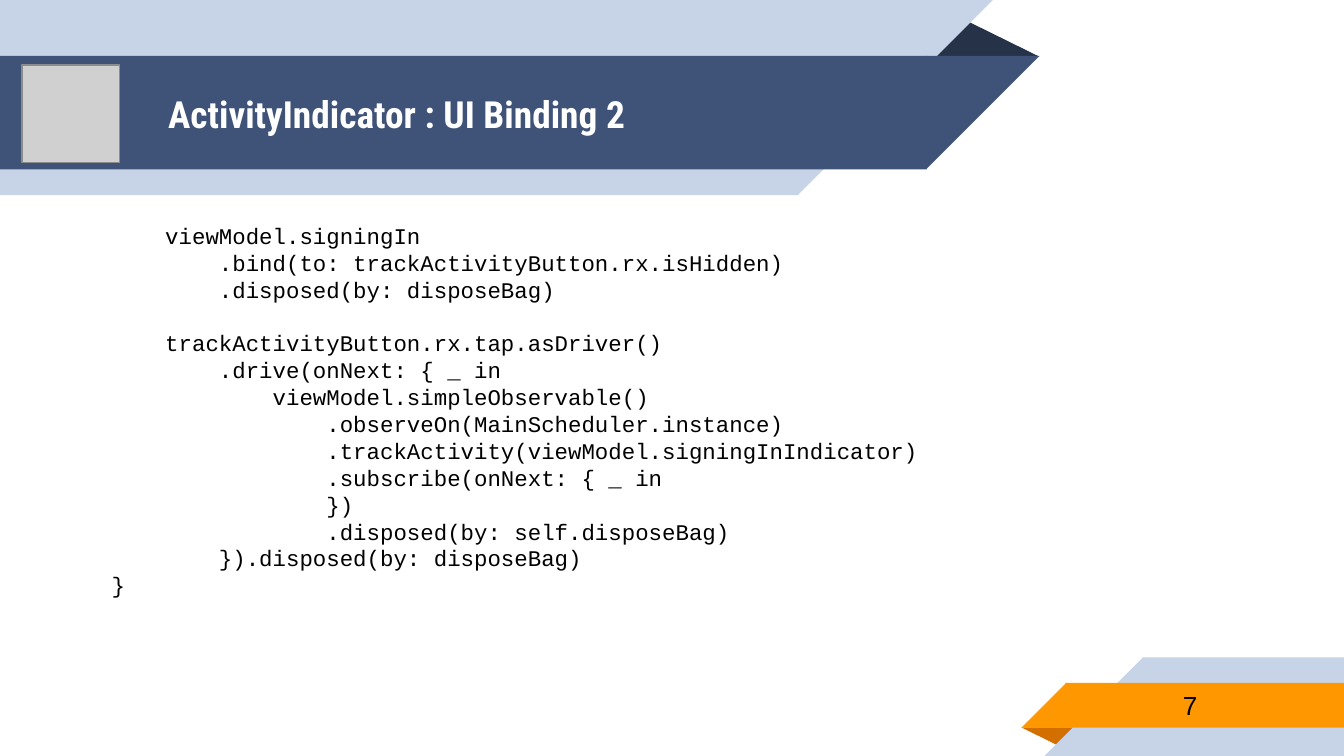
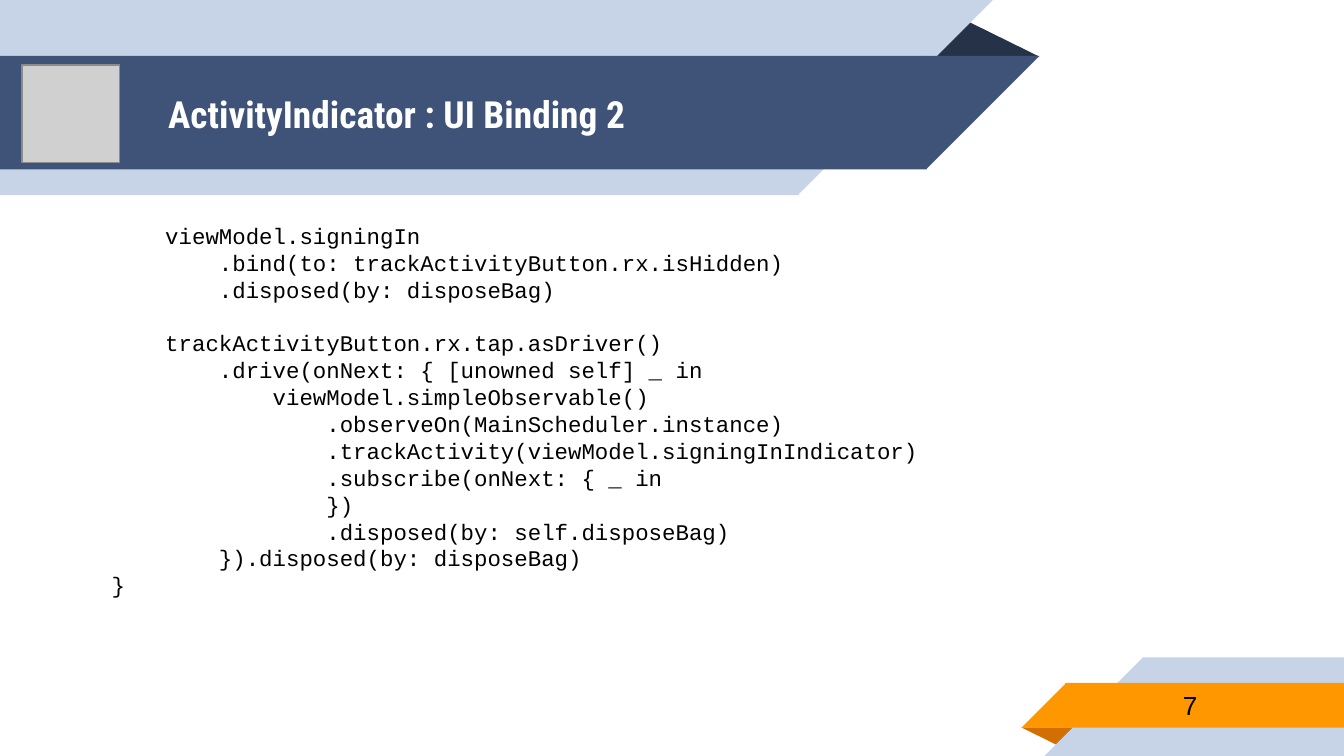
Before and after one commit to younghwankim/RxSwiftClass, a slide deck: slide 7 of AdvancedRxSwift/day3/AdvancedRxSwift3.pptx. Drawn at 1344x756 pixels with LibreOffice and Linux fonts; fonts in the diff are those of the drawing; grey boxes stand for pictures. Boxes give left, top, right and bottom in pixels: in the first picture for what was removed or moved away, otherwise in the second. Text is boxed around its words. In the diff, an @@ line names an element or a change of style, - is before the commit and + after.

```diff
--- a/AdvancedRxSwift/day3/AdvancedRxSwift3.pptx
+++ b/AdvancedRxSwift/day3/AdvancedRxSwift3.pptx
@@ text at (219, 362, 703, 383): text changed @@
-.drive(onNext: { _ in
+.drive(onNext: { [unowned self] _ in
```
Also in this commit, not shown: 2 other files.
